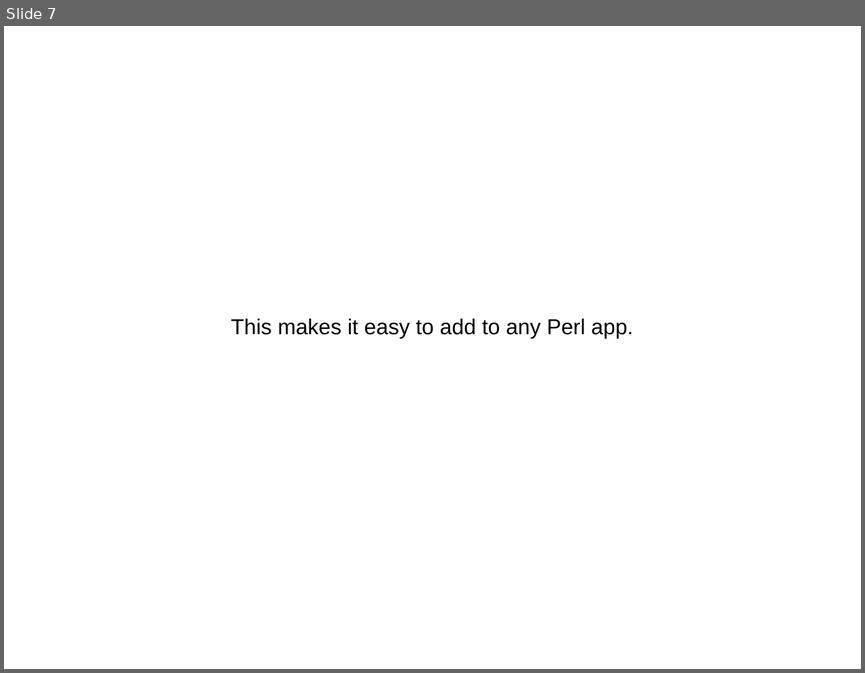
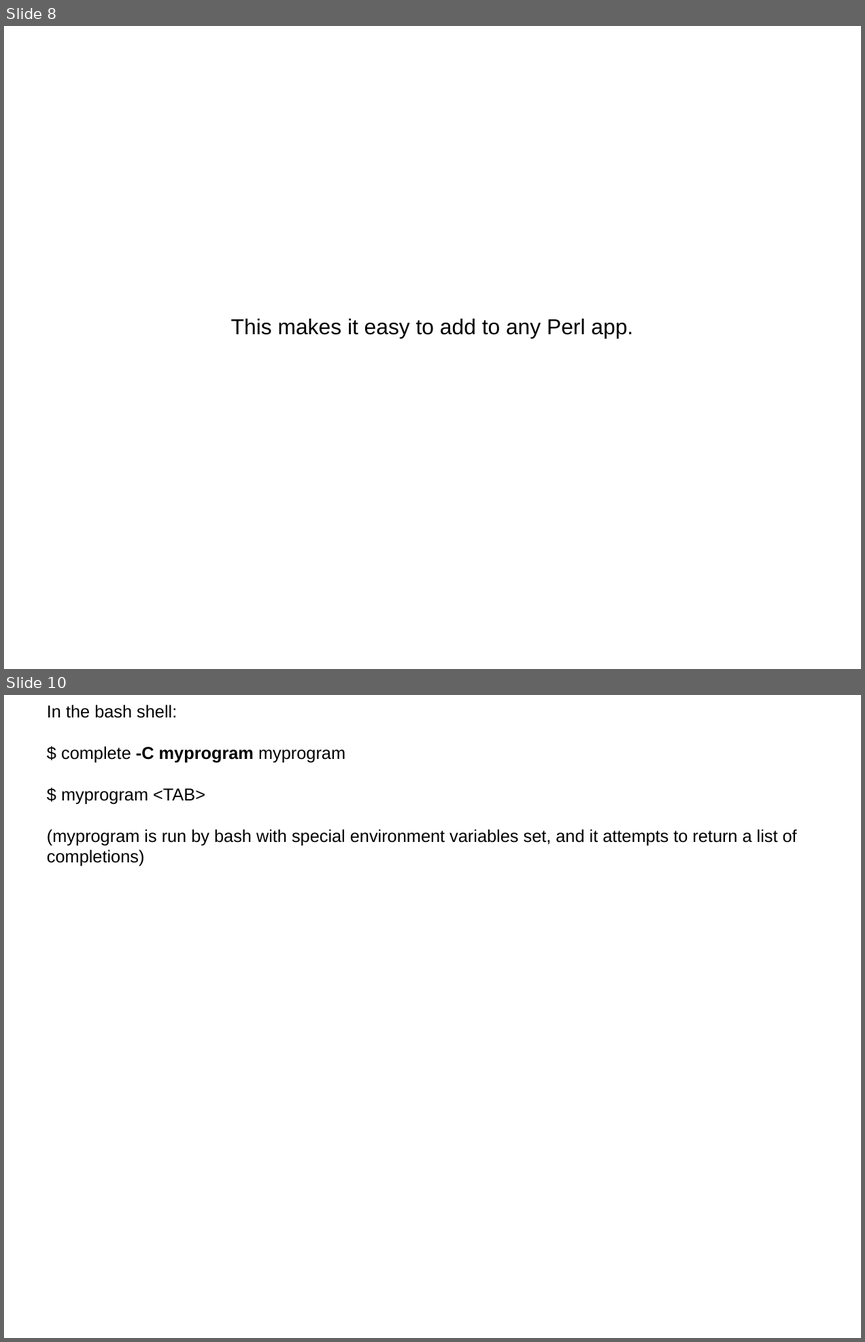
Before and after one commit to ssmith-wustl/Getopt-Complete, a slide deck: doc/getopt-complete.odp. Shown one above the other, each under a label of ours: slide 7 before the commit, slides 8 and 10 after it; the slides between them are not shown. The pictures are 865x673 and 865x1342 pixels, drawn with LibreOffice and Linux fonts; fonts in the diff are those of the drawing. Boxes give left, top, right and bottom in pixels: in the first picture for what was removed or moved away, otherwise in the second. Text is boxed around its words. In the diff, an @@ line names an element or a change of style, - is before the commit and + after.

```diff
--- a/doc/getopt-complete.odp
+++ b/doc/getopt-complete.odp
@@ slide 10 added at (x1=4, y1=695, x2=861, y2=1338), background #FFFFFF @@
@@ subtitle added at (x1=47, y1=705, x2=797, y2=866), 16 pt, text #000000 @@
+In the bash shell:
+$ complete -C myprogram myprogram
+$ myprogram <TAB>
+(myprogram is run by bash with special environment variables set, and it attempts to return a list of completions)
@@ what was slide 7 is now slide 8 @@
```
Also in this commit, not shown: 16 slides changed, 8 other slides added, 1 other file.
